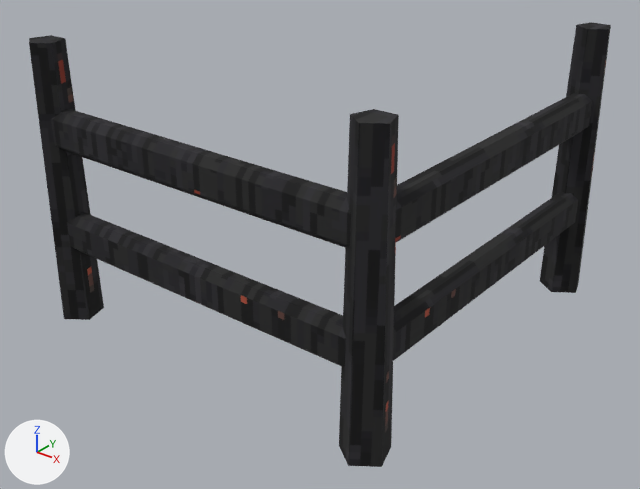
The glTF model ArenaTaticaUnity/Assets/ArenaTatica/Resources/Models/Mapa/vulcao/enfeite_cerca_canto.glb: old version first, new version second.
Rendered twice from a 50 mm camera at (1.183, -1.504, 1.073) aimed at (0.032, -0.064, 0.18). The lights are fixed; the arrows at lower left show +X, +Y and +Z. The picture after the commit comes second.

Objects in the first picture: 'vulcao_enfeite_cerca_canto'.
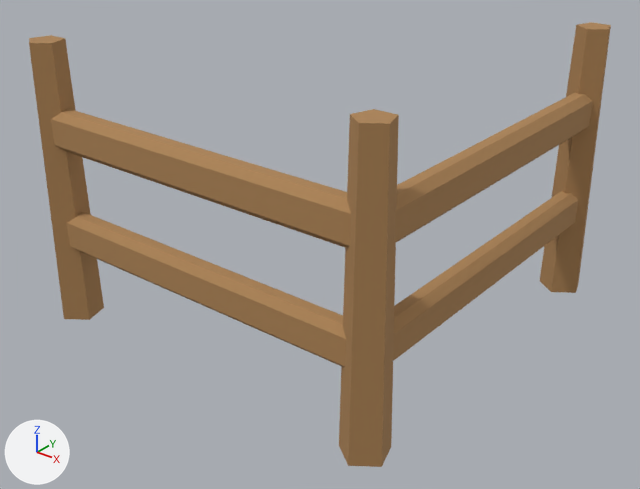
Where the change shows, as pixel boxes (x1, y1, x2, y2) in the pictures (640 x 489 px):
'vulcao_enfeite_cerca_canto', surface changed (black to brown): (29, 22, 611, 467) in both

The change, as a diff of the scene's bpy script:
```diff
--- a/ArenaTaticaUnity/Assets/ArenaTatica/Resources/Models/Mapa/vulcao/enfeite_cerca_canto.glb.py
+++ b/ArenaTaticaUnity/Assets/ArenaTatica/Resources/Models/Mapa/vulcao/enfeite_cerca_canto.glb.py
@@ mat_vulcao_madeira @@
 n0 = _N.new('ShaderNodeBsdfPrincipled'); n0.name = 'Principled BSDF'
-n0.inputs[2].default_value = 0.9  # 'Roughness'
+n0.inputs[2].default_value = 0.88  # 'Roughness'
 n1 = _N.new('ShaderNodeOutputMaterial'); n1.name = 'Material Output'
@@ mat_vulcao_madeira @@
 n2 = _N.new('ShaderNodeMix'); n2.name = 'Mix'
 n2.inputs[0].default_value = 1.0  # 'Factor'
+n2.inputs[7].default_value = (0.42, 0.23, 0.09, 1.0)  # 'B', brown #ad8455
 n3 = _N.new('ShaderNodeVertexColor'); n3.name = 'Color Attribute'
-n4 = _N.new('ShaderNodeTexImage'); n4.name = 'Image Texture'
-n4.image = img_vulcao_madeira
-n4.interpolation = 'Closest'
 _L.new(n0.outputs[0], n1.inputs[0])  # 'BSDF' to 'Surface'
 _L.new(n2.outputs[2], n0.inputs[0])  # 'Result' to 'Base Color'
-_L.new(n3.outputs[0], n2.inputs[7])  # 'Color' to 'B'
-_L.new(n4.outputs[0], n2.inputs[6])  # 'Color' to 'A'
+_L.new(n3.outputs[0], n2.inputs[6])  # 'Color' to 'A'
```
